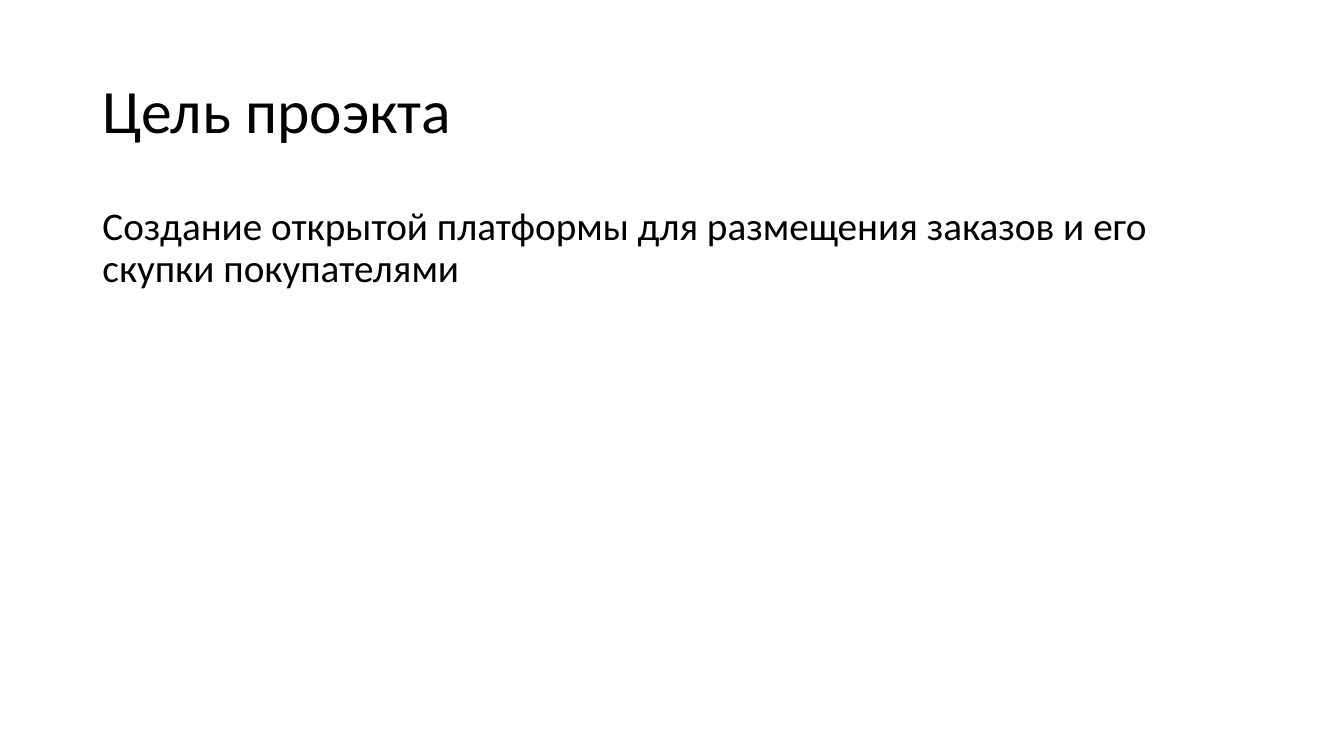
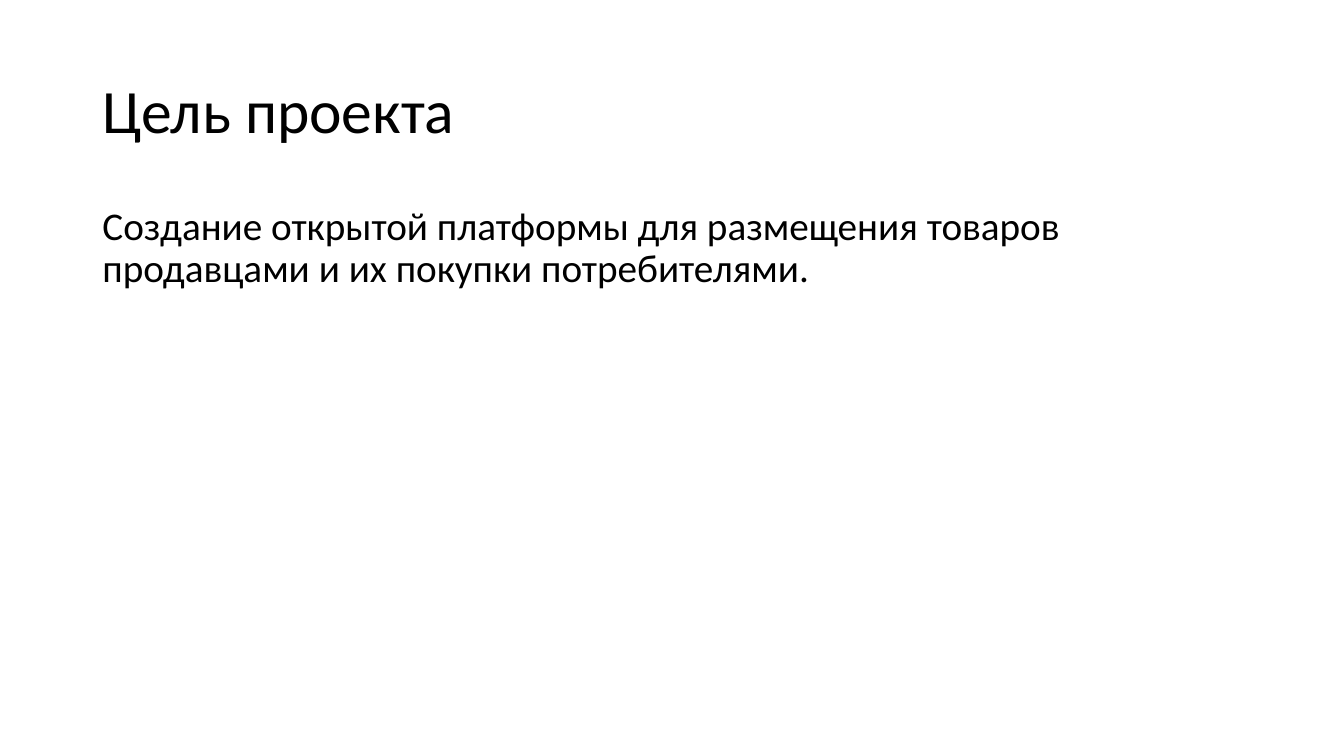
Before and after one commit to lycayan18/Zamkadishi_Marketplace, a slide deck: slide 3 of docs/Vodorod Store.pptx. Drawn at 1344x756 pixels with LibreOffice and Linux fonts; fonts in the diff are those of the drawing. Boxes give left, top, right and bottom in pixels: in the first picture for what was removed or moved away, otherwise in the second. Text is boxed around its words. In the diff, an @@ line names an element or a change of style, - is before the commit and + after.

```diff
--- a/docs/Vodorod Store.pptx
+++ b/docs/Vodorod Store.pptx
@@ title at (x1=102, y1=93, x2=454, y2=143): text changed @@
-Цель проэкта
+Цель проекта
@@ text at (x1=102, y1=213, x2=1060, y2=289): text changed @@
-Создание открытой платформы для размещения заказов и его скупки покупателями
+Создание открытой платформы для размещения товаров продавцами и их покупки потребителями.
```
Also in this commit, not shown: 5 other slides changed, 1 slide added, 1 slide removed.
